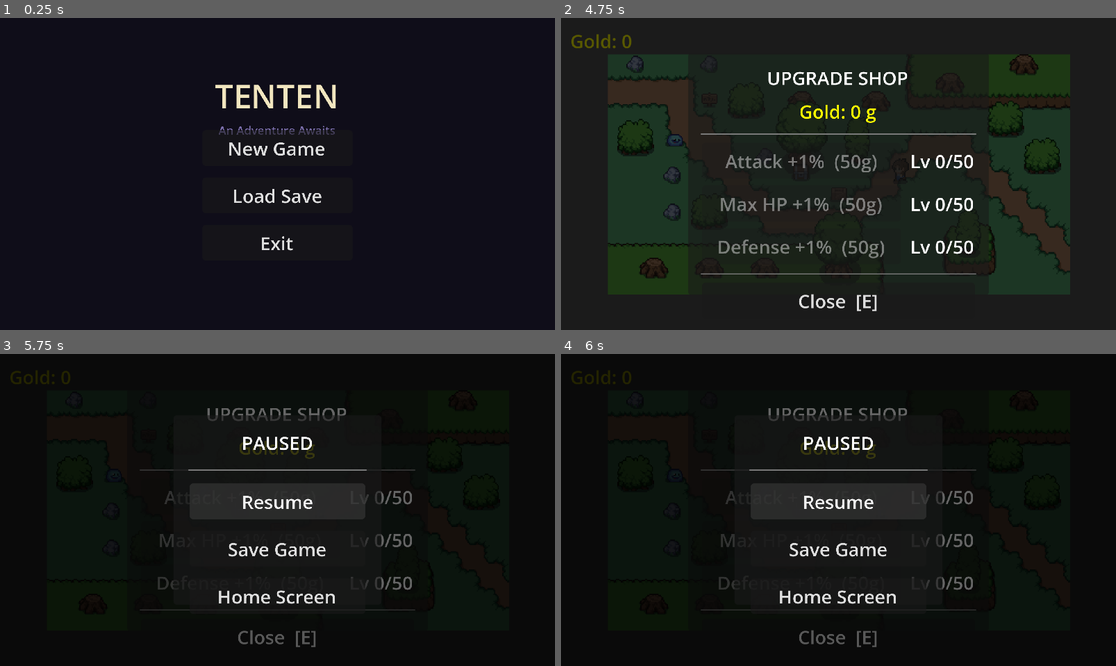
Above: before the commit, frames 1-4 (two rows, left to right).
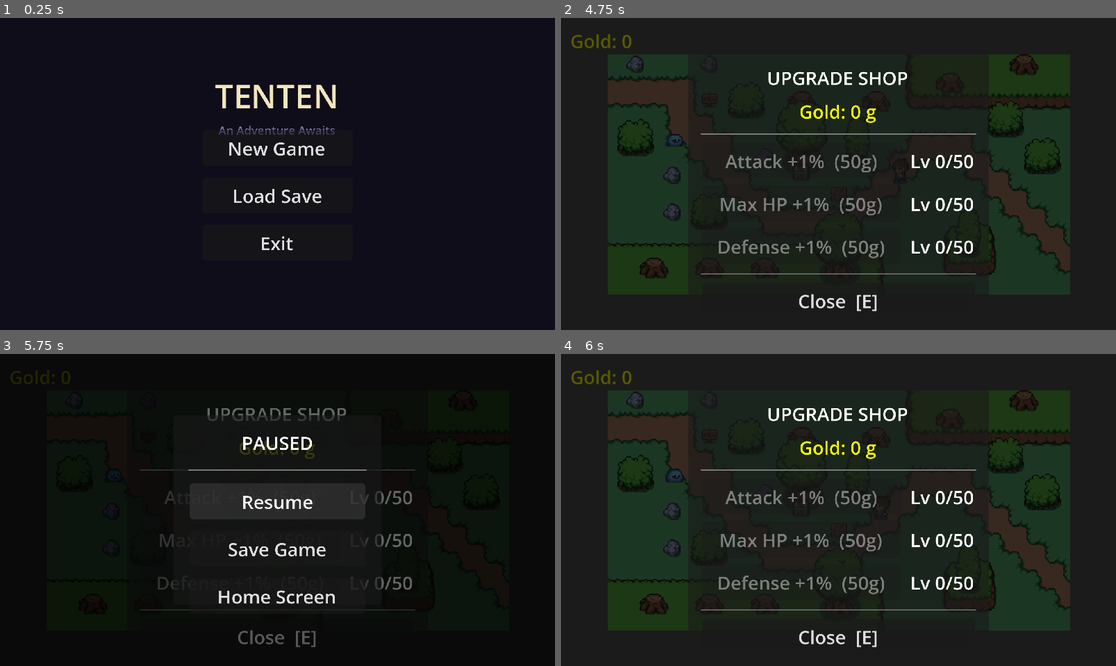
Above: after the commit, the same moments.

Repository: Puget-Sound-Skills-Center/godot-tenten-project
Game: Godot game, scene res://scenes/home_screen.tscn
Same seed, same stepped clock (60 frames per second), same inputs: the game is played once before the commit and once after it.
Inputs (mouse positions are in pixels of both pictures, inside the frame that each line leads up to):
- Up to frame 1 (0.25 s): no input
- Up to frame 2 (4.75 s): click "New Game" at 0.5 s; tap Enter at 1.25, 2.75, 4.25 s; move the mouse to (960, 158) at 1.27 s; hold D (move_right) 1.28-2 s; tap E (interact) at 1.35, 2.85, 4.35 s; click (960, 158) at 1.42 s; tap Space at 2, 3.5 s; drag from (727, 189) to (871, 170) at 2.02 s; move the mouse to (894, 105) at 2.77 s; hold D (move_right) 2.78-3.5 s; click (894, 105) at 2.92 s; drag from (810, 236) to (677, 145) at 3.52 s; move the mouse to (1005, 220) at 4.27 s; hold A (move_left) from 4.28 s (still down); click (1005, 220) at 4.42 s
- Up to frame 3 (5.75 s): tap Escape (ui_cancel) at 4.9 s; release A (move_left) at 5 s; drag from (111, 463) to (238, 516) at 5.02 s
- Up to frame 4 (6 s): click (838, 500) at 5.75 s, where only the run after the commit has a clickable "Resume"

Frames 1-3 are identical in both runs. In frame 4, 24% of the frame differs, in the area x 1-92%, y 5-94%.

Commit message:
Fix pause menu

Diff:
--- a/script/pause_menu.gd
+++ b/script/pause_menu.gd
@@ -7,8 +7,14 @@
 
 func _ready() -> void:
 	layer = 50
+	process_mode = Node.PROCESS_MODE_ALWAYS
 	_build_pause_panel()
 	_build_save_panel()
+
+# Stamps PROCESS_MODE_ALWAYS on a node and returns it.
+func _pa(node: Node) -> Node:
+	node.process_mode = Node.PROCESS_MODE_ALWAYS
+	return node
 
 func _unhandled_input(event: InputEvent) -> void:
 	if not (event is InputEventKey) or not event.is_action_pressed("ui_cancel"):
@@ -32,14 +38,15 @@
 	get_tree().paused = false
 
 func _build_pause_panel() -> void:
-	var overlay := ColorRect.new()
+	var overlay := _pa(ColorRect.new()) as ColorRect
 	overlay.color = Color(0, 0, 0, 0.60)
 	overlay.set_anchors_preset(Control.PRESET_FULL_RECT)
+	overlay.mouse_filter = Control.MOUSE_FILTER_IGNORE
 	overlay.visible = false
 	add_child(overlay)
 	_pause_panel = overlay
 
-	var panel := Panel.new()
+	var panel := _pa(Panel.new()) as Panel
 	panel.set_anchors_preset(Control.PRESET_CENTER)
 	panel.offset_left = -90
 	panel.offset_right = 90
@@ -47,7 +54,7 @@
 	panel.offset_bottom = 82
 	overlay.add_child(panel)
 
-	var margin := MarginContainer.new()
+	var margin := _pa(MarginContainer.new()) as MarginContainer
 	margin.set_anchors_preset(Control.PRESET_FULL_RECT)
 	margin.add_theme_constant_override("margin_left", 14)
 	margin.add_theme_constant_override("margin_right", 14)
@@ -55,42 +62,43 @@
 	margin.add_theme_constant_override("margin_bottom", 12)
 	panel.add_child(margin)
 
-	var vbox := VBoxContainer.new()
+	var vbox := _pa(VBoxContainer.new()) as VBoxContainer
 	vbox.add_theme_constant_override("separation", 10)
 	margin.add_child(vbox)
 
-	var title := Label.new()
+	var title := _pa(Label.new()) as Label
 	title.text = "PAUSED"
 	title.horizontal_alignment = HORIZONTAL_ALIGNMENT_CENTER
 	title.add_theme_font_size_override("font_size", 16)
 	title.add_theme_color_override("font_color", Color.WHITE)
 	vbox.add_child(title)
-	vbox.add_child(HSeparator.new())
+	vbox.add_child(_pa(HSeparator.new()))
 
-	var resume_btn := Button.new()
+	var resume_btn := _pa(Button.new()) as Button
 	resume_btn.text = "Resume"
 	resume_btn.pressed.connect(_resume)
 	vbox.add_child(resume_btn)
 
-	var save_btn := Button.new()
+	var save_btn := _pa(Button.new()) as Button
 	save_btn.text = "Save Game"
 	save_btn.pressed.connect(_open_save_panel)
 	vbox.add_child(save_btn)
 
-	var home_btn := Button.new()
+	var home_btn := _pa(Button.new()) as Button
 	home_btn.text = "Home Screen"
 	home_btn.pressed.connect(_go_home)
 	vbox.add_child(home_btn)
 
 func _build_save_panel() -> void:
-	var overlay := ColorRect.new()
+	var overlay := _pa(ColorRect.new()) as ColorRect
 	overlay.color = Color(0, 0, 0, 0.50)
 	overlay.set_anchors_preset(Control.PRESET_FULL_RECT)
+	overlay.mouse_filter = Control.MOUSE_FILTER_IGNORE
 	overlay.visible = false
 	add_child(overlay)
 	_save_panel = overlay
 
-	var panel := Panel.new()
+	var panel := _pa(Panel.new()) as Panel
 	panel.set_anchors_preset(Control.PRESET_CENTER)
 	panel.offset_left = -140
 	panel.offset_right = 140
@@ -98,7 +106,7 @@
 	panel.offset_bottom = 115
 	overlay.add_child(panel)
 
-	var margin := MarginContainer.new()
+	var margin := _pa(MarginContainer.new()) as MarginContainer
 	margin.set_anchors_preset(Control.PRESET_FULL_RECT)
 	margin.add_theme_constant_override("margin_left", 14)
 	margin.add_theme_constant_override("margin_right", 14)
@@ -106,19 +114,19 @@
 	margin.add_theme_constant_override("margin_bottom", 12)
 	panel.add_child(margin)
 
-	var vbox := VBoxContainer.new()
+	var vbox := _pa(VBoxContainer.new()) as VBoxContainer
 	vbox.add_theme_constant_override("separation", 7)
 	margin.add_child(vbox)
 
-	var title := Label.new()
+	var title := _pa(Label.new()) as Label
 	title.text = "Save to Slot"
 	title.horizontal_alignment = HORIZONTAL_ALIGNMENT_CENTER
 	title.add_theme_font_size_override("font_size", 13)
 	title.add_theme_color_override("font_color", Color.WHITE)
 	vbox.add_child(title)
-	vbox.add_child(HSeparator.new())
+	vbox.add_child(_pa(HSeparator.new()))
 
-	_feedback_lbl = Label.new()
+	_feedback_lbl = _pa(Label.new()) as Label
 	_feedback_lbl.horizontal_alignment = HORIZONTAL_ALIGNMENT_CENTER
 	_feedback_lbl.add_theme_font_size_override("font_size", 9)
 	_feedback_lbl.add_theme_color_override("font_color", Color(0.40, 1.0, 0.50))
@@ -126,13 +134,13 @@
 	vbox.add_child(_feedback_lbl)
 
 	for i in global.SAVE_SLOT_COUNT:
-		var btn := Button.new()
+		var btn := _pa(Button.new()) as Button
 		btn.custom_minimum_size = Vector2(0, 26)
 		btn.pressed.connect(_on_save_to_slot.bind(i + 1))
 		vbox.add_child(btn)
 		_save_slot_buttons.append(btn)
 
-	var cancel_btn := Button.new()
+	var cancel_btn := _pa(Button.new()) as Button
 	cancel_btn.text = "Cancel"
 	cancel_btn.pressed.connect(func(): _save_panel.visible = false)
 	vbox.add_child(cancel_btn)
@@ -162,7 +170,6 @@
 	global.save_to_slot(slot, player_pos)
 	_feedback_lbl.text = "Saved to Slot %d!" % slot
 	_feedback_lbl.visible = true
-	# Refresh button text to reflect new save
 	var preview := global.slot_preview(slot)
 	var scene_str: String = preview.get("scene", "world")
 	var gold: int = preview.get("money", 0)
